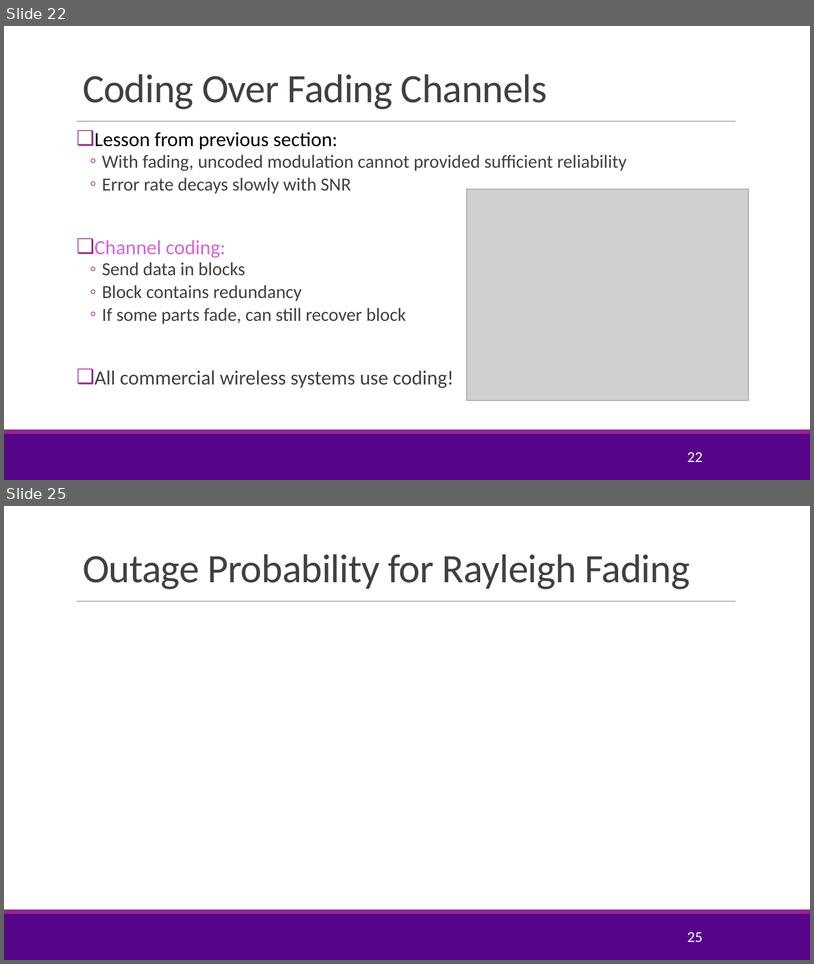
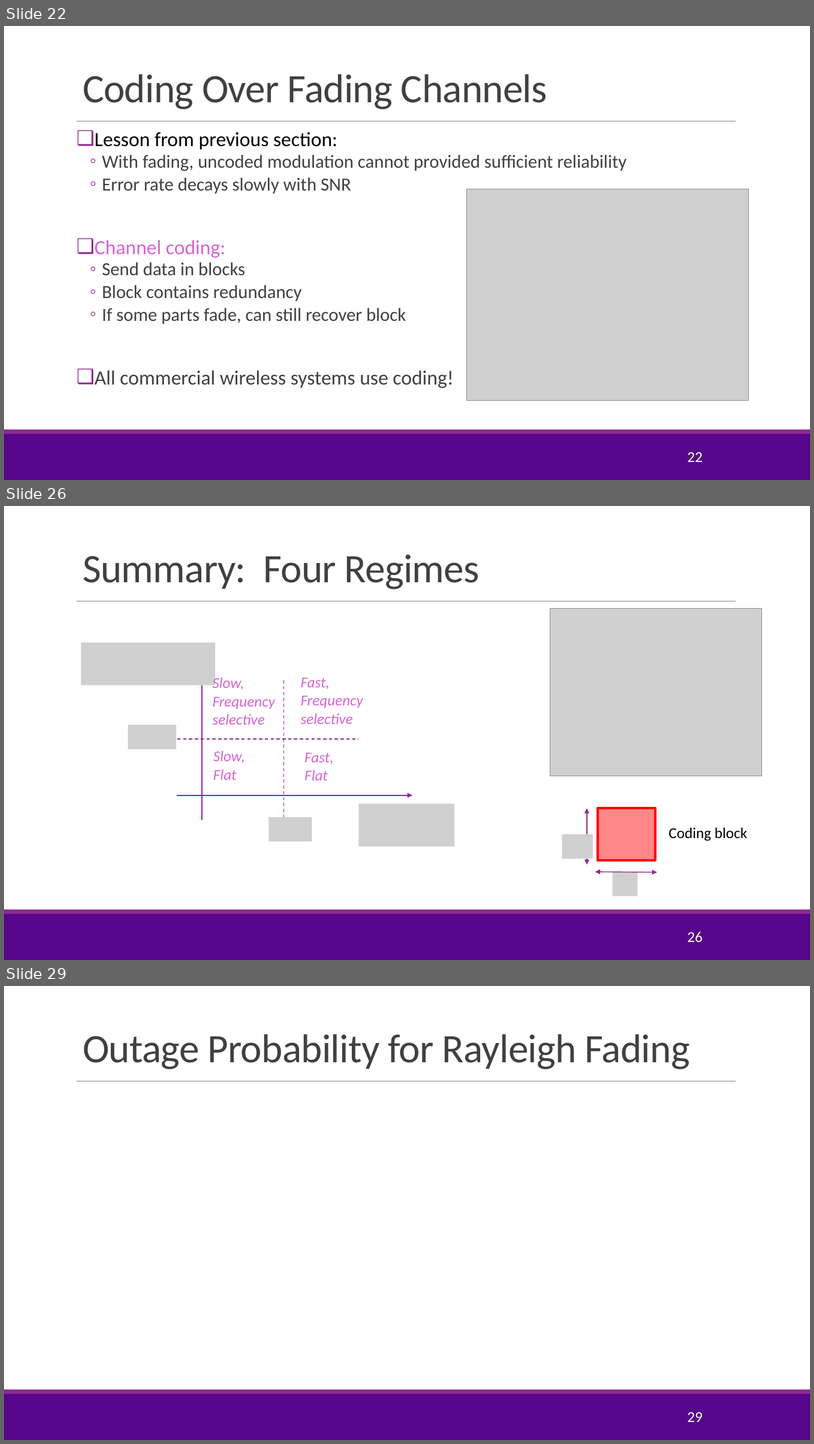
Before and after one commit to sdrangan/wirelesscomm, a slide deck: lectures/Unit04_Coding.pptx. Shown one above the other, each under a label of ours: slides 22 and 25 before the commit, slides 22, 26 and 29 after it; the slides between them are not shown. The pictures are 814x964 and 814x1444 pixels, drawn with LibreOffice and Linux fonts; fonts in the diff are those of the drawing; grey boxes stand for pictures; background and template pictures are left out. Boxes give left, top, right and bottom in pixels: in the first picture for what was removed or moved away, otherwise in the second. Text is boxed around its words. In the diff, an @@ line names an element or a change of style, - is before the commit and + after.

```diff
--- a/lectures/Unit04_Coding.pptx
+++ b/lectures/Unit04_Coding.pptx
@@ slide 26 added at <box>4,506,810,960</box>, background #FFFFFF; not listed: 3 template elements that a slide beside it also shows @@
@@ title added at <box>83,555,480,589</box>, 48 pt, text #404040 @@
+Summary: Four Regimes
@@ picture added at <box>550,608,762,776</box> @@
@@ picture added at <box>81,642,215,685</box> @@
@@ arrow added from (202, 820) to (202, 642), #92278F 1.75 pt @@
@@ text added at <box>213,676,275,724</box>, 18 pt, text #D665D3, italic @@
+Slow,
+Frequency
+selective
@@ line added from (284, 680) to (284, 817), #92278F 1 pt dashed @@
@@ text added at <box>301,678,363,724</box>, 18 pt, text #D665D3, italic @@
+Fast,
+Frequency
+selective
@@ picture added at <box>128,724,176,748</box> @@
@@ line added from (171, 739) to (359, 739), #92278F 1 pt dashed @@
@@ text added at <box>213,750,245,780</box>, 18 pt, text #D665D3, italic @@
+Slow,
+Flat
@@ text added at <box>305,753,333,780</box>, 18 pt, text #D665D3, italic @@
+Fast,
+Flat
@@ arrow added from (177, 795) to (413, 795), #92278F 1.75 pt @@
@@ picture added at <box>359,804,455,847</box> @@
@@ double arrow added from (587, 808) to (587, 864), #92278F 1 pt @@
@@ rectangle added at <box>598,808,656,860</box>, fill #FF0000 at 47% opacity, outline #FF0000 3 pt @@
@@ picture added at <box>269,817,312,841</box> @@
@@ text added at <box>669,827,747,841</box>, 18 pt, text #000000 @@
+Coding block
@@ picture added at <box>563,834,593,858</box> @@
@@ double arrow added from (657, 872) to (596, 871), #92278F 1 pt @@
@@ picture added at <box>613,871,639,895</box> @@
@@ page number added at <box>687,931,703,942</box>, 18 pt, text #FFFFFF @@
+26
@@ what was slide 25 is now slide 29 @@
@@ page number at <box>687,1411,703,1422</box>: text changed @@
-25
+29
```
Also in this commit, not shown: 10 slides changed, 6 other slides added, 4 other files.
